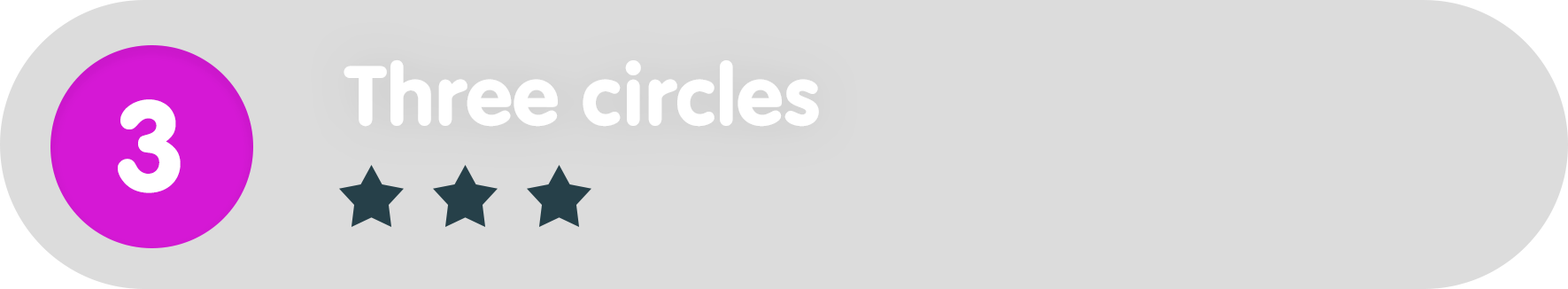
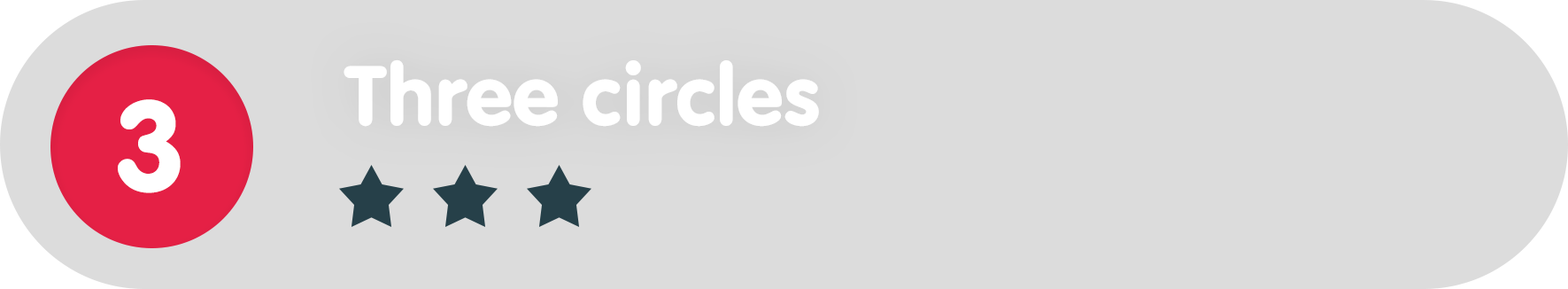
Layers edited between the first and the second 1568x289 image:
painted on "Ellipse_green" over (50, 45, 254, 248)
